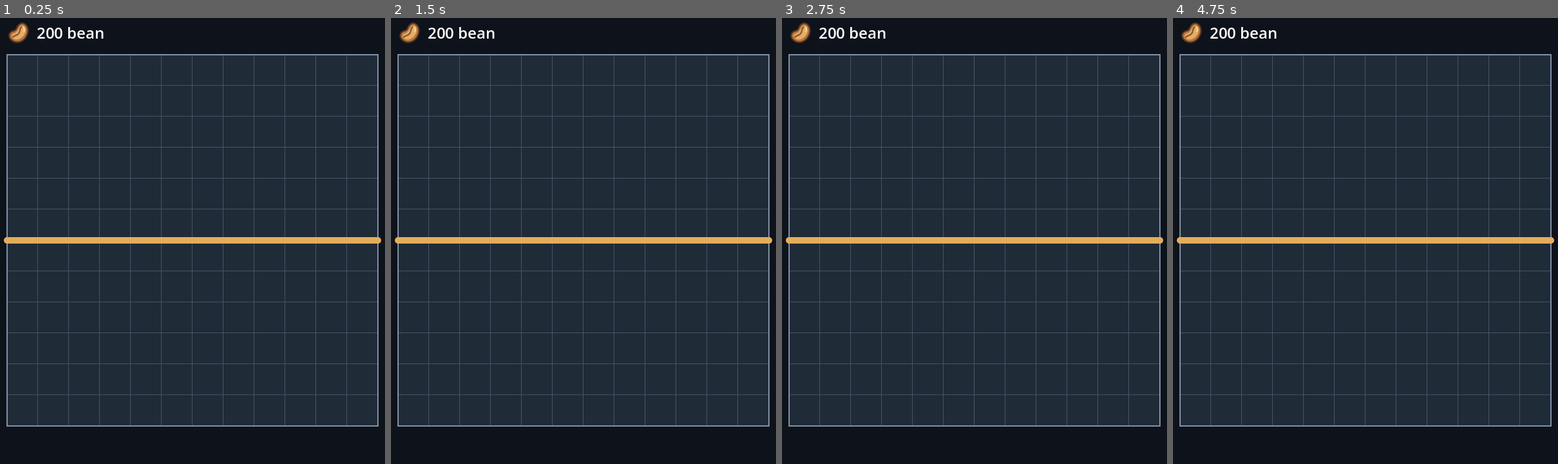
Above: before the commit, frames 1-4 (left to right).
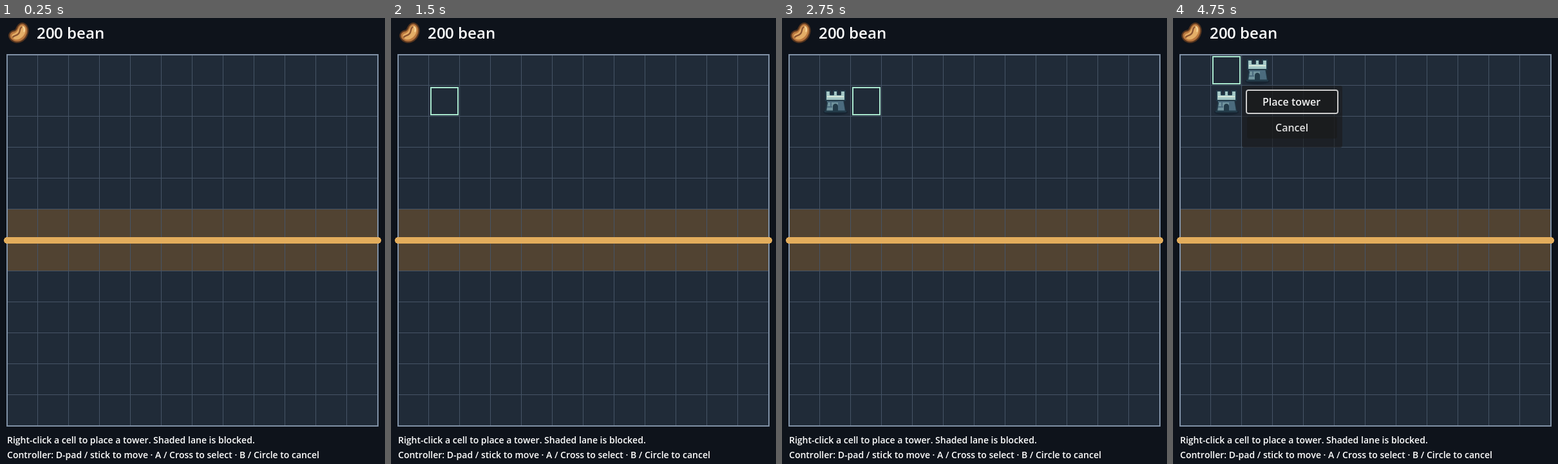
Above: after the commit, the same moments.

Repository: Charka123/GodotGame
Game: Godot game, scene res://scenes/main.tscn
Same seed, same stepped clock (60 frames per second), same inputs: the game is played once before the commit and once after it.
Inputs (mouse positions are in pixels of both pictures, inside the frame that each line leads up to):
- Up to frame 1 (0.25 s): no input
- Up to frame 2 (1.5 s): tap A at 0.5, 1.25 s; move the mouse to (683, 218) at 0.52 s; hold Right (ui_right) 0.53-1.28 s; hold Enter (ui_accept) 0.53-1.28 s; click (683, 218) at 0.67 s; move the mouse to (491, 263) at 1.27 s; hold Down (ui_down) from 1.28 s (still down); tap Enter (ui_accept) at 1.35 s; click (491, 263) at 1.42 s
- Up to frame 3 (2.75 s): tap Enter (ui_accept) at 1.52, 1.82 s; tap A at 2 s; move the mouse to (1020, 138) at 2.02 s; release Down (ui_down) at 2.03 s; hold Right (ui_right) from 2.03 s (still down); hold Enter (ui_accept) from 2.03 s (still down); click (1020, 138) at 2.17 s
- Up to frame 4 (4.75 s): tap A at 2.75, 3.5, 4.25 s; move the mouse to (1342, 334) at 2.77 s; release Right (ui_right) at 2.78 s; release Enter (ui_accept) at 2.78 s; hold Up (ui_up) 2.78-3.53 s; tap Enter (ui_accept) at 2.85, 3.02, 3.32, 4.35, 4.52 s; click (1342, 334) at 2.92 s; move the mouse to (1504, 307) at 3.52 s; hold Enter (ui_accept) 3.53-4.28 s; hold Left (ui_left) from 3.53 s (still down); click (1504, 307) at 3.67 s; tap Escape (ui_cancel) at 4.15 s; move the mouse to (1226, 169) at 4.27 s; click (1226, 169) at 4.42 s

The runs differ from the first frame. In frame 1, 13% of the frame differs, in the area x 1-98%, y 42-100%; in frame 2, 13%; in frame 3, 13%; in frame 4, 15%, in the area x 1-98%, y 8-100%.

Commit message:
Implemented the ability to place tower

Diff:
--- /dev/null
+++ b/assets/tower.svg
@@ -0,0 +1,10 @@
+<svg xmlns="http://www.w3.org/2000/svg" width="48" height="48" viewBox="0 0 48 48">
+  <ellipse cx="24" cy="41" rx="19" ry="5" fill="#101c29" fill-opacity=".5"/>
+  <path d="M12 21H36L39 40H9Z" fill="#71949e" stroke="#233b49" stroke-width="2" stroke-linejoin="round"/>
+  <path d="M28 22H36L39 40H28Z" fill="#4b6b7e"/>
+  <path d="M9 8H16V14H21V8H27V14H32V8H39V23H9Z" fill="#a3c7c5" stroke="#233b49" stroke-width="2" stroke-linejoin="round"/>
+  <path d="M11 25H36M11 33H19M29 33H37M17 25V32M31 25V32" fill="none" stroke="#4b6b7e" stroke-width="2"/>
+  <path d="M20 40V32A4 4 0 0 1 28 32V40Z" fill="#233b49"/>
+  <path d="M11 17H37" stroke="#d4e6d8" stroke-width="2"/>
+  <path d="M8 40H40" stroke="#233b49" stroke-width="3" stroke-linecap="round"/>
+</svg>
--- a/scenes/grid_board.tscn
+++ b/scenes/grid_board.tscn
@@ -1,6 +1,7 @@
-[gd_scene load_steps=3 format=3]
+[gd_scene load_steps=4 format=3]
 
 [ext_resource type="Script" path="res://scripts/grid_board.gd" id="1_grid"]
+[ext_resource type="PackedScene" path="res://scenes/tower_placement.tscn" id="2_placement"]
 
 [sub_resource type="Curve2D" id="Curve2D_enemy_path"]
 _data = {
@@ -21,3 +22,5 @@
 begin_cap_mode = 2
 end_cap_mode = 2
 antialiased = true
+
+[node name="TowerPlacement" parent="." instance=ExtResource("2_placement")]
--- a/scenes/main.tscn
+++ b/scenes/main.tscn
@@ -11,3 +11,13 @@
 [node name="HUD" type="CanvasLayer" parent="."]
 
 [node name="BeanCounter" parent="HUD" instance=ExtResource("2_counter")]
+
+[node name="PlacementHelp" type="Label" parent="HUD"]
+offset_left = 72.0
+offset_top = 660.0
+offset_right = 648.0
+offset_bottom = 706.0
+mouse_filter = 2
+theme_override_font_sizes/font_size = 14
+text = "Right-click a cell to place a tower. Shaded lane is blocked.
+Controller: D-pad / stick to move · A / Cross to select · B / Circle to cancel"
--- /dev/null
+++ b/scenes/tower.tscn
@@ -0,0 +1,8 @@
+[gd_scene load_steps=2 format=3]
+
+[ext_resource type="Texture2D" path="res://assets/tower.svg" id="1_texture"]
+
+[node name="Tower" type="Node2D"]
+
+[node name="Sprite2D" type="Sprite2D" parent="."]
+texture = ExtResource("1_texture")
--- /dev/null
+++ b/scenes/tower_placement.tscn
@@ -0,0 +1,36 @@
+[gd_scene load_steps=2 format=3]
+
+[ext_resource type="Script" path="res://scripts/tower_placement.gd" id="1_script"]
+
+[node name="TowerPlacement" type="Node2D"]
+script = ExtResource("1_script")
+
+[node name="Towers" type="Node2D" parent="."]
+
+[node name="PlacementMenu" type="PanelContainer" parent="."]
+visible = false
+z_index = 10
+offset_right = 156.0
+offset_bottom = 96.0
+mouse_filter = 0
+
+[node name="Margin" type="MarginContainer" parent="PlacementMenu"]
+layout_mode = 2
+theme_override_constants/margin_left = 8
+theme_override_constants/margin_top = 8
+theme_override_constants/margin_right = 8
+theme_override_constants/margin_bottom = 8
+
+[node name="Buttons" type="VBoxContainer" parent="PlacementMenu/Margin"]
+layout_mode = 2
+theme_override_constants/separation = 6
+
+[node name="PlaceTower" type="Button" parent="PlacementMenu/Margin/Buttons"]
+custom_minimum_size = Vector2(140, 34)
+layout_mode = 2
+text = "Place tower"
+
+[node name="Cancel" type="Button" parent="PlacementMenu/Margin/Buttons"]
+custom_minimum_size = Vector2(140, 34)
+layout_mode = 2
+text = "Cancel"
--- a/scripts/grid_board.gd
+++ b/scripts/grid_board.gd
@@ -5,10 +5,21 @@
 const GRID_SIZE := Vector2i(12, 12)
 const CELL_SIZE := 48
 const BOARD_SIZE := Vector2(GRID_SIZE) * CELL_SIZE
+const LANE_START_ROW := 5
+const LANE_END_ROW := 6
+
+
+static func is_lane_cell(cell: Vector2i) -> bool:
+	return cell.y >= LANE_START_ROW and cell.y <= LANE_END_ROW
 
 
 func _draw() -> void:
 	draw_rect(Rect2(Vector2.ZERO, BOARD_SIZE), Color("202b38"))
+	draw_rect(
+		Rect2(0, LANE_START_ROW * CELL_SIZE, BOARD_SIZE.x,
+			(LANE_END_ROW - LANE_START_ROW + 1) * CELL_SIZE),
+		Color("514332")
+	)
 
 	for column in range(GRID_SIZE.x + 1):
 		var x := float(column * CELL_SIZE)
--- /dev/null
+++ b/scripts/tower_placement.gd
@@ -0,0 +1,156 @@
+extends Node2D
+## Mouse and controller placement only; placed towers have no behavior.
+
+const BoardLayout = preload("res://scripts/grid_board.gd")
+const TOWER_SCENE = preload("res://scenes/tower.tscn")
+
+var selected_cell := Vector2i.ZERO
+var menu_cell := Vector2i.ZERO
+var cursor_visible := false
+var occupied_cells: Dictionary = {}
+var stick_direction := Vector2i.ZERO
+
+@onready var towers: Node2D = $Towers
+@onready var menu: PanelContainer = $PlacementMenu
+@onready var place_button: Button = $PlacementMenu/Margin/Buttons/PlaceTower
+@onready var cancel_button: Button = $PlacementMenu/Margin/Buttons/Cancel
+
+
+func _ready() -> void:
+	_setup_controller_bindings()
+	place_button.pressed.connect(_place_tower)
+	cancel_button.pressed.connect(_close_menu)
+	place_button.focus_neighbor_top = place_button.get_path_to(cancel_button)
+	place_button.focus_neighbor_bottom = place_button.get_path_to(cancel_button)
+	cancel_button.focus_neighbor_top = cancel_button.get_path_to(place_button)
+	cancel_button.focus_neighbor_bottom = cancel_button.get_path_to(place_button)
+
+
+func _setup_controller_bindings() -> void:
+	var buttons := {
+		"ui_accept": JOY_BUTTON_A, "ui_cancel": JOY_BUTTON_B,
+		"ui_left": JOY_BUTTON_DPAD_LEFT, "ui_right": JOY_BUTTON_DPAD_RIGHT,
+		"ui_up": JOY_BUTTON_DPAD_UP, "ui_down": JOY_BUTTON_DPAD_DOWN,
+	}
+	for action in buttons:
+		var button := InputEventJoypadButton.new()
+		button.button_index = buttons[action]
+		if not InputMap.action_has_event(action, button):
+			InputMap.action_add_event(action, button)
+	var axes := {
+		"ui_left": Vector2(JOY_AXIS_LEFT_X, -1), "ui_right": Vector2(JOY_AXIS_LEFT_X, 1),
+		"ui_up": Vector2(JOY_AXIS_LEFT_Y, -1), "ui_down": Vector2(JOY_AXIS_LEFT_Y, 1),
+	}
+	for action in axes:
+		var motion := InputEventJoypadMotion.new()
+		motion.axis = int(axes[action].x)
+		motion.axis_value = axes[action].y
+		if not InputMap.action_has_event(action, motion):
+			InputMap.action_add_event(action, motion)
+
+
+func _input(event: InputEvent) -> void:
+	if not menu.visible:
+		return
+	if event.is_action_pressed("ui_cancel"):
+		_close_menu()
+		get_viewport().set_input_as_handled()
+	elif event is InputEventMouseButton and event.pressed:
+		if event.button_index == MOUSE_BUTTON_RIGHT or (
+			event.button_index == MOUSE_BUTTON_LEFT
+			and not Rect2(Vector2.ZERO, menu.size).has_point(
+				menu.get_global_transform_with_canvas().affine_inverse() * event.position)
+		):
+			_close_menu()
+			get_viewport().set_input_as_handled()
+
+
+func _unhandled_input(event: InputEvent) -> void:
+	if menu.visible:
+		return
+	if event is InputEventJoypadMotion:
+		if event.axis != JOY_AXIS_LEFT_X and event.axis != JOY_AXIS_LEFT_Y:
+			return
+		var axis_index := 0 if event.axis == JOY_AXIS_LEFT_X else 1
+		var direction_value := int(signf(event.axis_value)) if absf(event.axis_value) > 0.5 else 0
+		if stick_direction[axis_index] == direction_value:
+			return
+		stick_direction[axis_index] = direction_value
+		if direction_value == 0:
+			return
+	if event is InputEventMouseButton:
+		if event.button_index == MOUSE_BUTTON_RIGHT and event.pressed:
+			var local_position: Vector2 = get_global_transform_with_canvas().affine_inverse() * event.position
+			var cell := Vector2i((local_position / BoardLayout.CELL_SIZE).floor())
+			if _is_inside_board(cell):
+				selected_cell = cell
+				cursor_visible = true
+				_open_menu(cell)
+				queue_redraw()
+				get_viewport().set_input_as_handled()
+		return
+
+	var direction := Vector2i.ZERO
+	if event.is_action_pressed("ui_left", true):
+		direction = Vector2i.LEFT
+	elif event.is_action_pressed("ui_right", true):
+		direction = Vector2i.RIGHT
+	elif event.is_action_pressed("ui_up", true):
+		direction = Vector2i.UP
+	elif event.is_action_pressed("ui_down", true):
+		direction = Vector2i.DOWN
+	elif event.is_action_pressed("ui_accept"):
+		cursor_visible = true
+		_open_menu(selected_cell)
+		queue_redraw()
+		get_viewport().set_input_as_handled()
+		return
+	else:
+		return
+
+	selected_cell = (selected_cell + direction).clamp(Vector2i.ZERO, BoardLayout.GRID_SIZE - Vector2i.ONE)
+	cursor_visible = true
+	queue_redraw()
+	get_viewport().set_input_as_handled()
+
+
+func _is_inside_board(cell: Vector2i) -> bool:
+	return Rect2i(Vector2i.ZERO, BoardLayout.GRID_SIZE).has_point(cell)
+
+
+func _can_place(cell: Vector2i) -> bool:
+	return _is_inside_board(cell) and not BoardLayout.is_lane_cell(cell) and not occupied_cells.has(cell)
+
+
+func _open_menu(cell: Vector2i) -> void:
+	if not _can_place(cell):
+		return
+	menu_cell = cell
+	var cell_corner := Vector2(cell + Vector2i.ONE) * BoardLayout.CELL_SIZE
+	menu.position = cell_corner.clamp(Vector2.ZERO, BoardLayout.BOARD_SIZE - menu.size)
+	menu.show()
+	place_button.grab_focus()
+
+
+func _close_menu() -> void:
+	place_button.release_focus()
+	cancel_button.release_focus()
+	menu.hide()
+
+
+func _place_tower() -> void:
+	if _can_place(menu_cell):
+		var tower := TOWER_SCENE.instantiate() as Node2D
+		tower.position = (Vector2(menu_cell) + Vector2(0.5, 0.5)) * BoardLayout.CELL_SIZE
+		towers.add_child(tower)
+		occupied_cells[menu_cell] = tower
+	_close_menu()
+	queue_redraw()
+
+
+func _draw() -> void:
+	if not cursor_visible:
+		return
+	var color := Color("a8e6cd") if _can_place(selected_cell) else Color("e78b73")
+	var cell_rect := Rect2(Vector2(selected_cell) * BoardLayout.CELL_SIZE, Vector2.ONE * BoardLayout.CELL_SIZE)
+	draw_rect(cell_rect.grow(-3), color, false, 2.0)
Not shown, added: assets/tower.svg.import
Not shown, added: scripts/tower_placement.gd.uid
